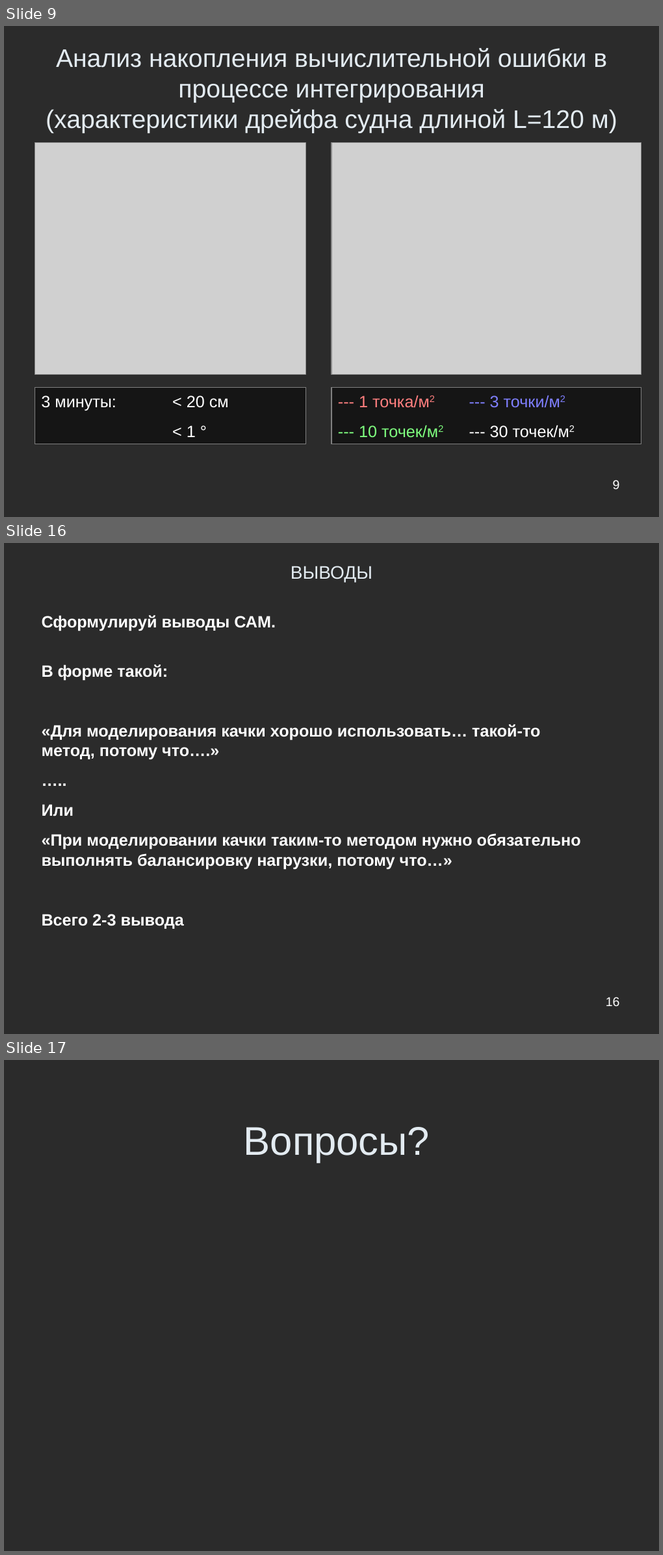
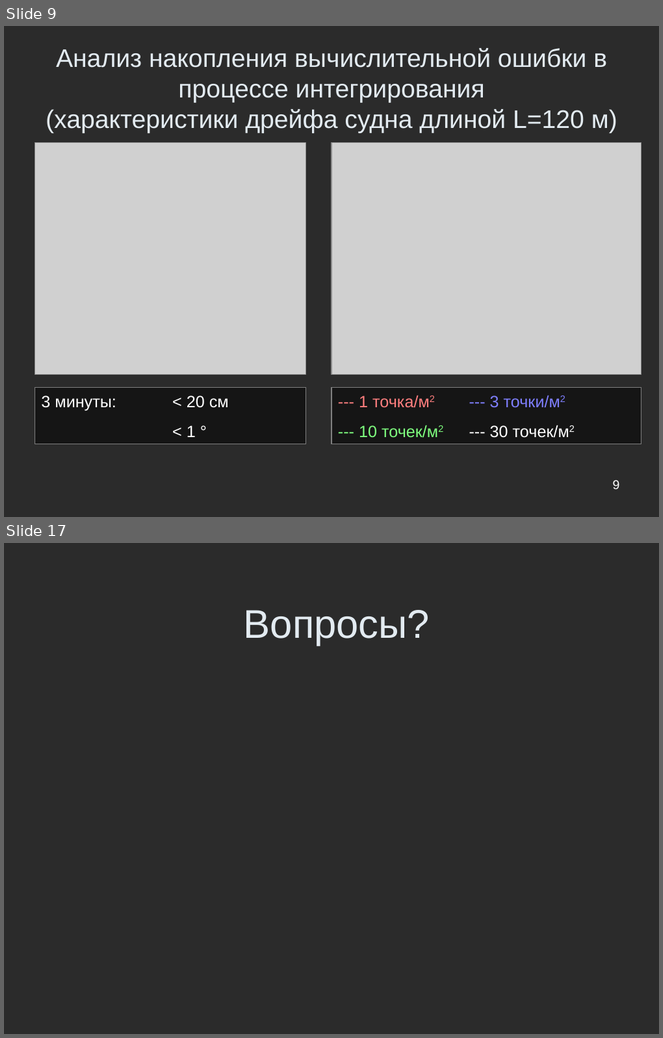
Before and after one commit to Jacobi20/nano-vis, a slide deck: ship_sim/docs/conf_hpc2010/hpc2010_navy_2.ppt. Shown one above the other, each under a label of ours: slides 9, 16 and 17 before the commit, slides 9 and 17 after it; the slides between them are not shown. The pictures are 663x1555 and 663x1038 pixels, drawn with LibreOffice and Linux fonts; fonts in the diff are those of the drawing; grey boxes stand for pictures; background and template pictures are left out; a plain dark background stands for a picture behind light text. Boxes give left, top, right and bottom in pixels: in the first picture for what was removed or moved away, otherwise in the second. Text is boxed around its words. In the diff, an @@ line names an element or a change of style, - is before the commit and + after.

```diff
--- a/ship_sim/docs/conf_hpc2010/hpc2010_navy_2.ppt
+++ b/ship_sim/docs/conf_hpc2010/hpc2010_navy_2.ppt
@@ slide 16 removed at (x1=4, y1=543, x2=659, y2=1034), background picture (left out) @@
@@ title removed at (x1=291, y1=566, x2=373, y2=582) @@
-ВЫВОДЫ
@@ text removed at (x1=42, y1=615, x2=581, y2=929) @@
-Сформулируй выводы САМ.
-В форме такой:
-«Для моделирования качки хорошо использовать… такой-то метод, потому что….»
-…..
-Или
-«При моделировании качки таким-то методом нужно обязательно выполнять балансировку нагрузки, потому что…»
-Всего 2-3 вывода
@@ page number removed at (x1=606, y1=997, x2=620, y2=1006) @@
-16
```
Also in this commit, not shown: 11 slides changed, 2 slides added, 1 other slide removed.
